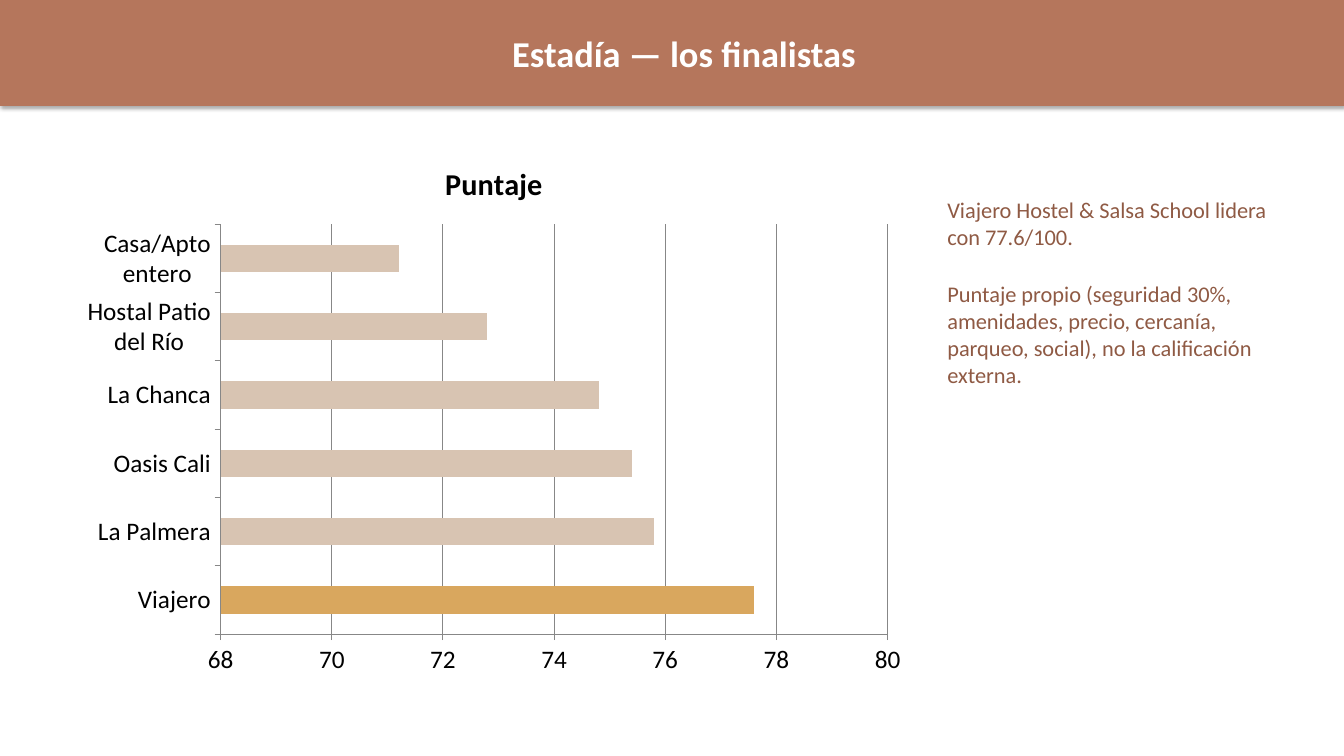
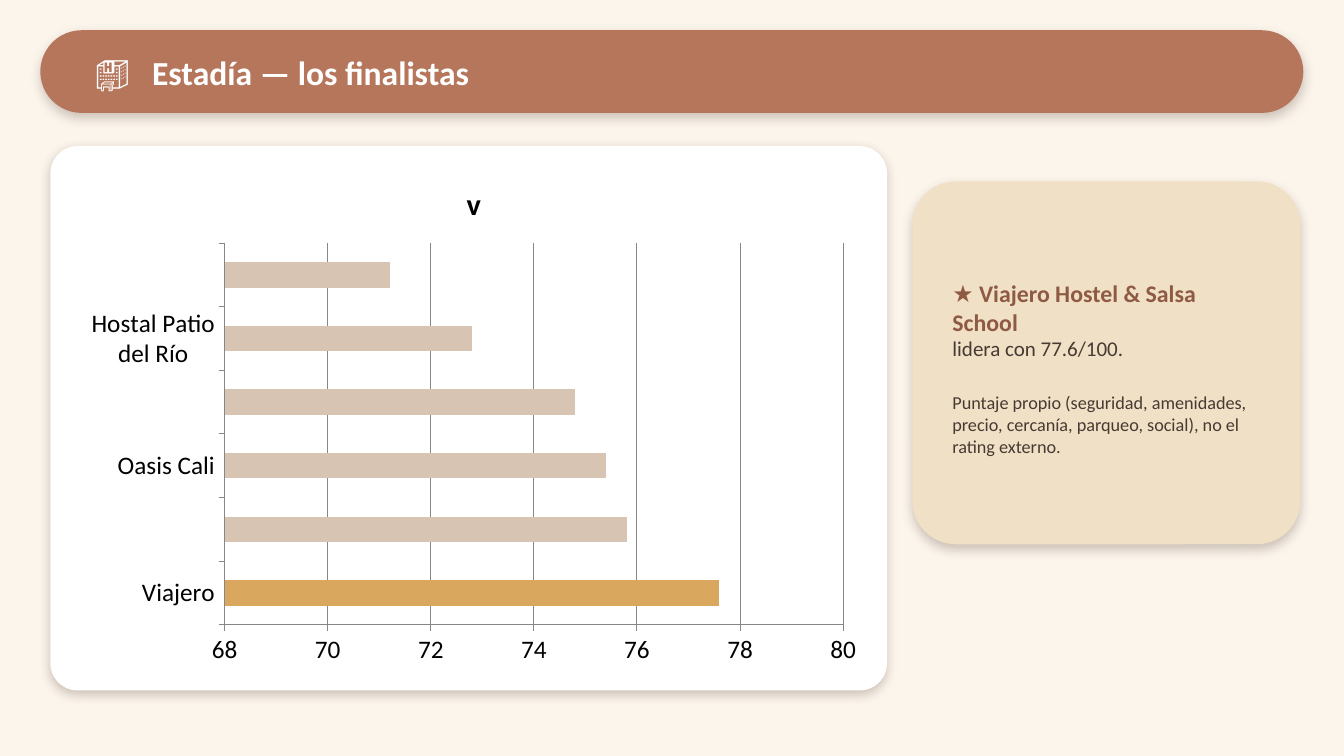
Before and after one commit to ClearNote97/paseo-mini-boom-en-cali, a slide deck: slide 5 of output/Mini-Boom-en-Cali_Presentacion.pptx (slide 6 before the commit). Drawn at 1344x756 pixels with LibreOffice and Linux fonts; fonts in the diff are those of the drawing. Boxes give left, top, right and bottom in pixels: in the first picture for what was removed or moved away, otherwise in the second. Text is boxed around its words. In the diff, an @@ line names an element or a change of style, - is before the commit and + after.

```diff
--- a/output/Mini-Boom-en-Cali_Presentacion.pptx
+++ b/output/Mini-Boom-en-Cali_Presentacion.pptx
@@ background #FFFFFF to #FCF5EC @@
@@ rounded rectangle added at (x1=40, y1=30, x2=1304, y2=113), fill #B5765C @@
@@ text "🏨 Estadía — los finalistas" moved from (x1=0, y1=0, x2=1344, y2=106) to (x1=152, y1=61, x2=469, y2=85) @@
@@ text "🏨 Estadía — los finalistas" at (x1=152, y1=61, x2=469, y2=85): fill #B5765C to none; shadow off @@
@@ text at (x1=152, y1=61, x2=469, y2=85): text changed; size 26 to 24 pt @@
-Estadía — los finalistas
+🏨 Estadía — los finalistas
@@ rounded rectangle added at (x1=50, y1=146, x2=887, y2=691), fill #FFFFFF @@
@@ bar chart at (x1=76, y1=161, x2=872, y2=676) @@
@@ title "Puntaje" to "v" @@
-Puntaje: 78, 76, 75, 75, 73, 71
+v: 78, 76, 75, 75, 73, 71
@@ bar chart resized from (x1=71, y1=141, x2=918, y2=686) to (x1=76, y1=161, x2=872, y2=676) @@
@@ rounded rectangle added at (x1=912, y1=181, x2=1301, y2=544), fill #F0E0C6 @@
@@ text "★ Viajero Hostel & Salsa ..." at (x1=952, y1=285, x2=1246, y2=456): vertical alignment top to middle @@
@@ text at (x1=952, y1=285, x2=1246, y2=456): text changed; size 16 to 13 pt; text colour #8F5A44 to #463A32 @@
-Viajero Hostel & Salsa School lidera con 77.6/100.
-Puntaje propio (seguridad 30%, amenidades, precio, cercanía, parqueo, social), no la calificación externa.
+★ Viajero Hostel & Salsa School
+lidera con 77.6/100.
+Puntaje propio (seguridad, amenidades, precio, cercanía, parqueo, social), no el rating externo.
```
Also in this commit, not shown: 5 other slides changed, 5 slides added, 4 slides removed, 5 other files.
